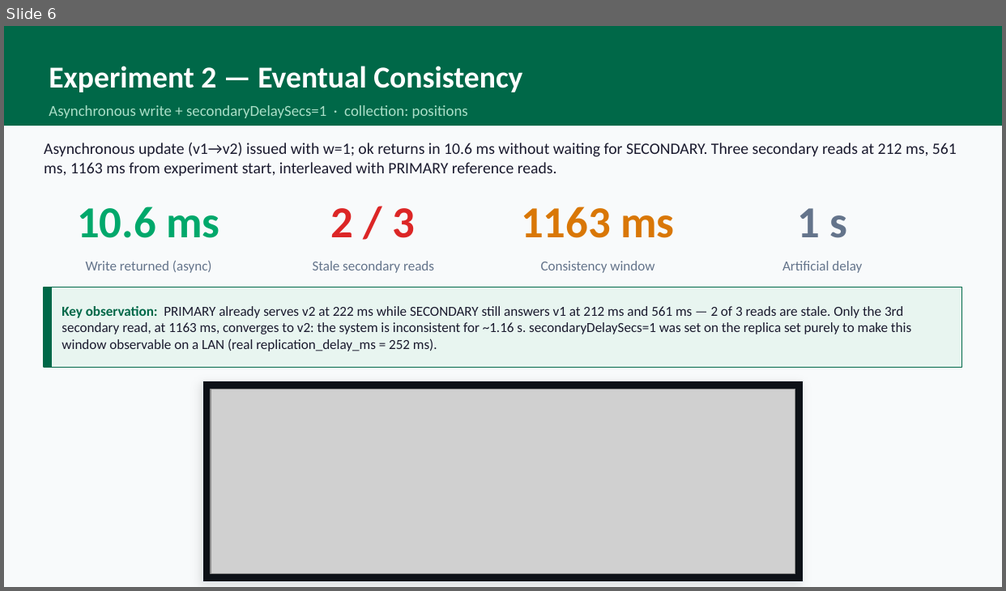
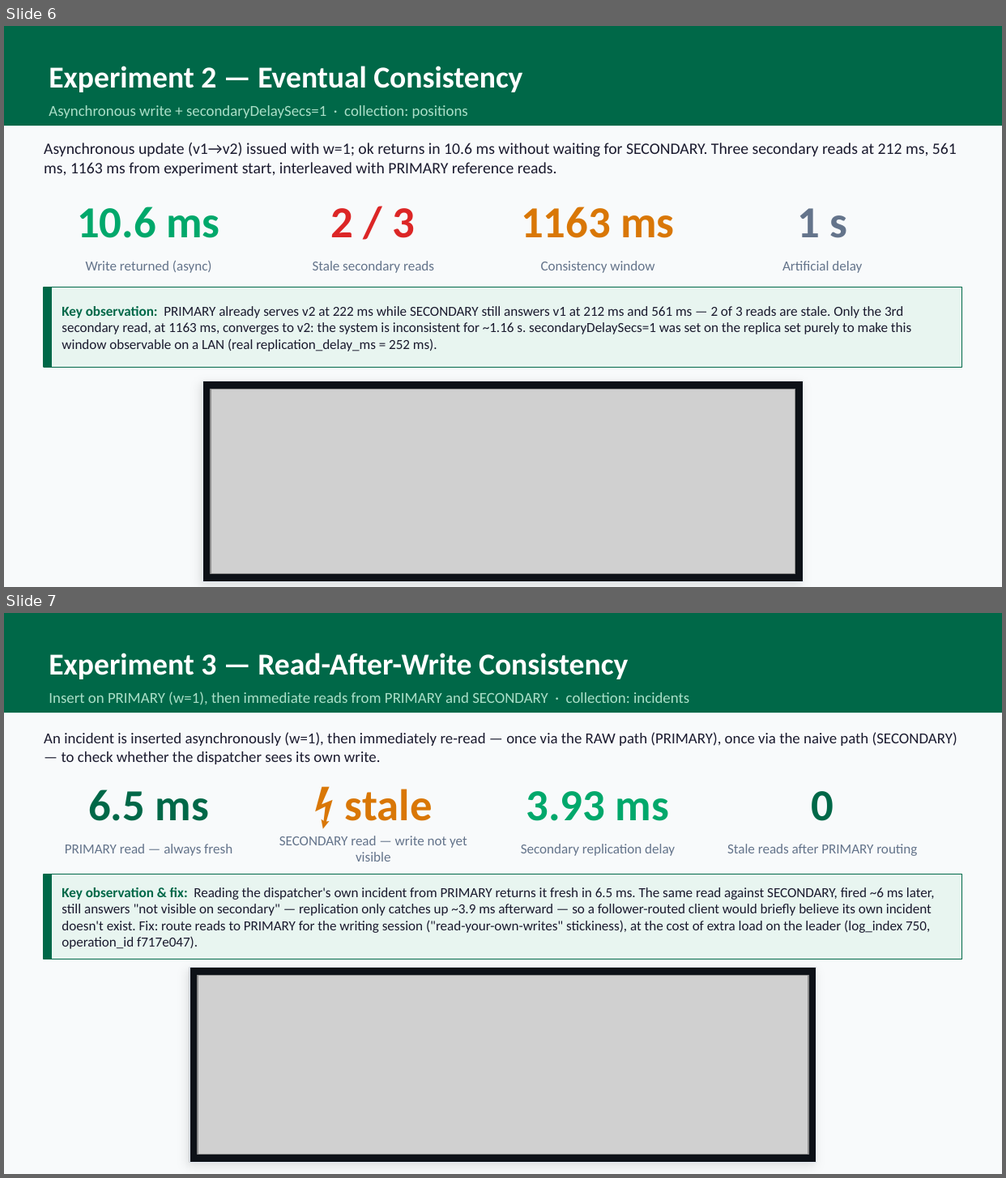
Before and after one commit to mertkarahan955/ceng465_project, a slide deck: presentation/report_presentation.pptx. Shown one above the other, each under a label of ours: slide 6 before the commit, slides 6 and 7 after it. The pictures are 1006x591 and 1006x1178 pixels, drawn with LibreOffice and Linux fonts; fonts in the diff are those of the drawing; grey boxes stand for pictures. Boxes give left, top, right and bottom in pixels: in the first picture for what was removed or moved away, otherwise in the second. Text is boxed around its words. In the diff, an @@ line names an element or a change of style, - is before the commit and + after.

Commit message:
Add experiment results and update presentation for Read-After-Write consistency
- Added JSON files for two experiments (20260608_223902_8244.json and 20260608_223905_6750.json) detailing Read-After-Write consistency tests.
- Updated `build_pptx.js` to reflect changes in experiment titles, descriptions, and statistics for Read-After-Write and Monotonic Reads.
- Included new images (exp3.png, exp4.png, exp5.png) for visual representation of experiments in the presentation.
- Updated the overall presentation file (report_presentation.pptx) to incorporate the latest changes and findings.

```diff
--- a/presentation/report_presentation.pptx
+++ b/presentation/report_presentation.pptx
@@ slide 7 added at (4, 613, 1002, 1174), background #F8FAFB @@
@@ rectangle added at (4, 613, 1002, 713), fill #006848 @@
@@ text added at (49, 653, 628, 679), 22 pt, text #FFFFFF, bold @@
+Experiment 3 — Read-After-Write Consistency
@@ text added at (49, 692, 689, 705), 11 pt, text #AADFC8 @@
+Insert on PRIMARY (w=1), then immediate reads from PRIMARY and SECONDARY · collection: incidents
@@ text added at (44, 732, 957, 764), 11 pt, text #1A1A2E @@
+An incident is inserted asynchronously (w=1), then immediately re-read — once via the RAW path (PRIMARY), once via the naive path (SECONDARY) — to check whether the dispatcher sees its own write.
@@ text added at (88, 790, 209, 821), 32 pt, text #006848, bold @@
+6.5 ms
@@ text added at (345, 789, 432, 821), 32 pt, text #D97706, bold @@
+⚡ stale
@@ text added at (526, 791, 669, 821), 32 pt, text #00A86B, bold @@
+3.93 ms
@@ text added at (811, 791, 833, 821), 32 pt, text #006848, bold @@
+0
@@ text added at (65, 844, 232, 856), 10 pt, text #64748B @@
+PRIMARY read — always fresh
@@ text added at (279, 836, 467, 862), 10 pt, text #64748B @@
+SECONDARY read — write not yet visible
@@ text added at (521, 844, 675, 856), 10 pt, text #64748B @@
+Secondary replication delay
@@ text added at (727, 844, 917, 856), 10 pt, text #64748B @@
+Stale reads after PRIMARY routing
@@ rectangle added at (44, 875, 962, 960), fill #E8F5F0, outline #006848 0.8 pt @@
@@ rectangle added at (44, 875, 51, 960), fill #006848, outline #006848 1 pt @@
@@ text added at (62, 888, 935, 949), 10 pt, text #1A1A2E @@
+Key observation & fix: Reading the dispatcher's own incident from PRIMARY returns it fresh in 6.5 ms. The same read against SECONDARY, fired ~6 ms later, still answers "not visible on secondary" — replication only catches up ~3.9 ms afterward — so a follower-routed client would briefly believe its own incident doesn't exist. Fix: route reads to PRIMARY for the writing session ("read-your-own-writes" stickiness), at the cost of extra load on the leader (log_index 750, operation_id f717e047).
@@ rectangle added at (189, 967, 816, 1163), fill #0D1117, outline #E2E8F0 0.5 pt @@
@@ picture added at (198, 975, 808, 1155) @@
```
Also in this commit, not shown: 6 slides changed, 1 other slide added, 1 slide removed, 8 other files.
